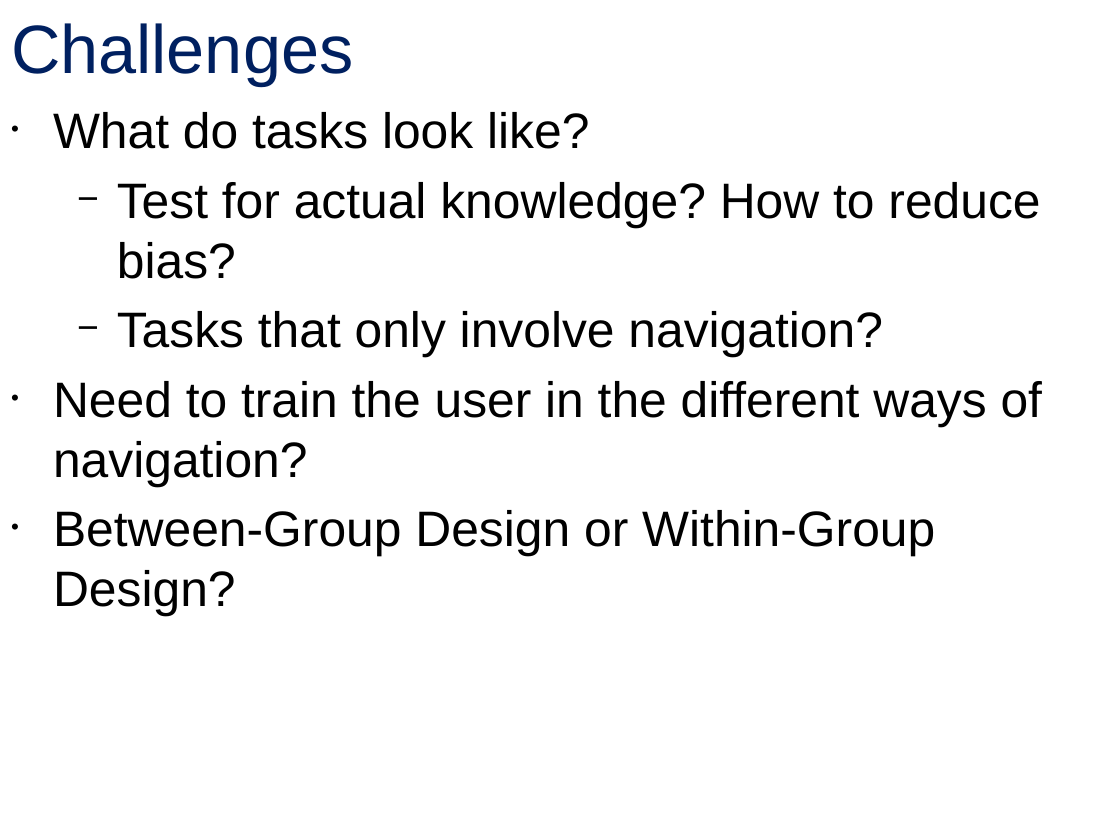
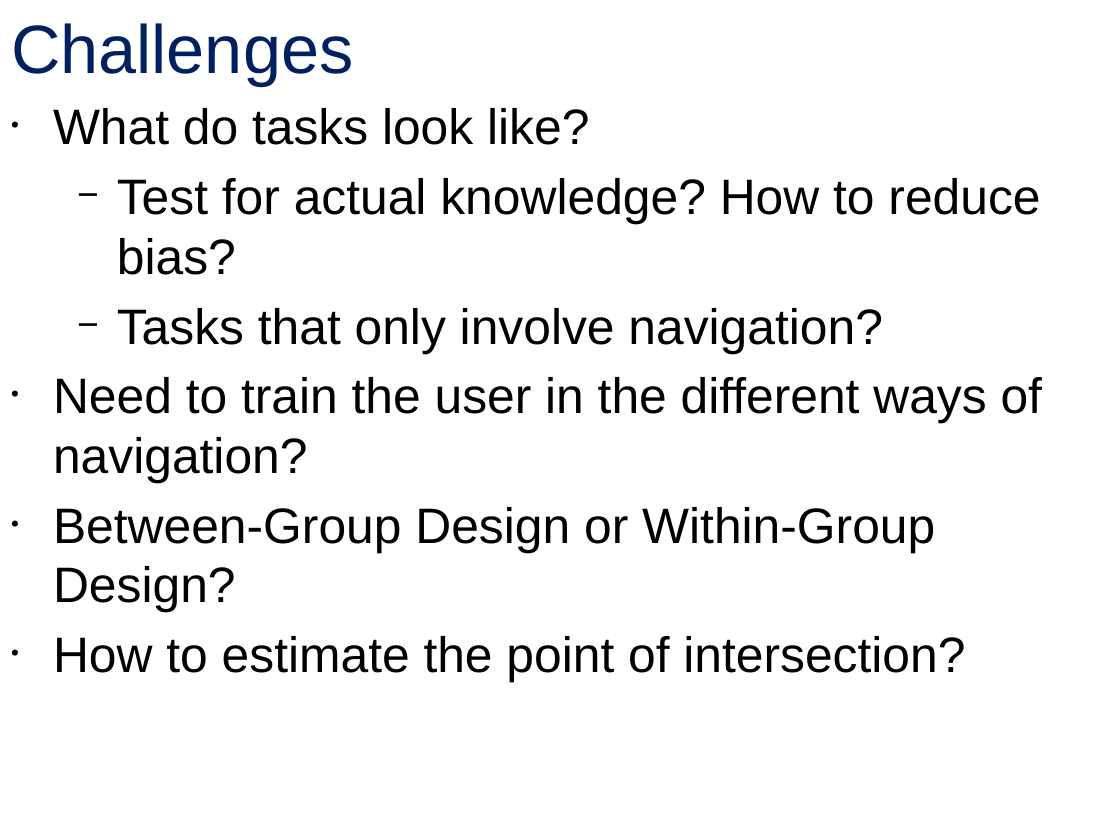
Before and after one commit to blub123muh/hci, a slide deck: slide 6 of presentation/presentation.odp. Drawn at 1120x840 pixels with LibreOffice and Linux fonts; fonts in the diff are those of the drawing; background and template pictures are left out. Boxes give left, top, right and bottom in pixels: in the first picture for what was removed or moved away, otherwise in the second. Text is boxed around its words. In the diff, an @@ line names an element or a change of style, - is before the commit and + after.

```diff
--- a/presentation/presentation.odp
+++ b/presentation/presentation.odp
@@ text at <box>53,636,965,683</box>: paragraph added @@
+• How to estimate the point of intersection?
```
Also in this commit, not shown: 4 other slides changed, 2 other files.
